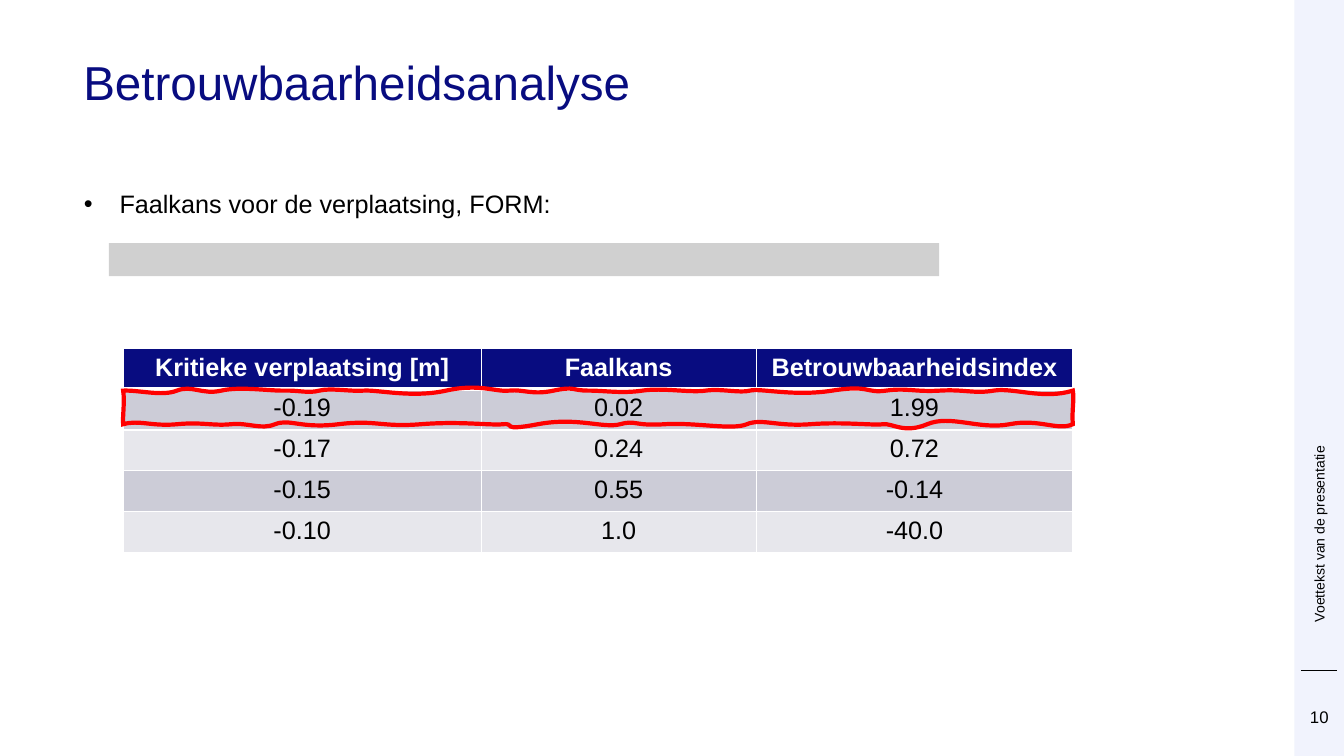
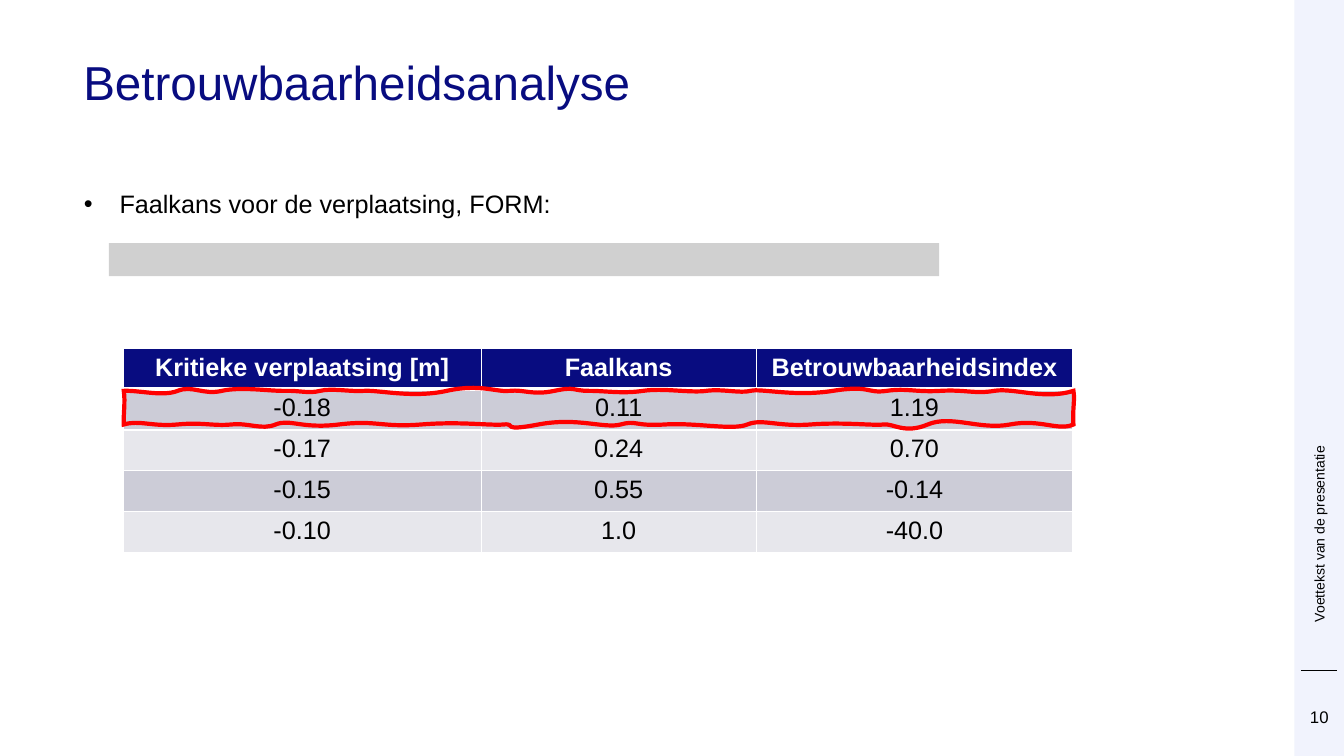
Before and after one commit to Deltares/ProbabilisticLibrary, a slide deck: slide 10 of sources/Deltares.Probabilistic.PWrapper.Examples/kratos/Prob Kratos DSD.pptx. Drawn at 1344x756 pixels with LibreOffice and Linux fonts; fonts in the diff are those of the drawing; grey boxes stand for pictures; background and template pictures are left out. Boxes give left, top, right and bottom in pixels: in the first picture for what was removed or moved away, otherwise in the second. Text is boxed around its words. In the diff, an @@ line names an element or a change of style, - is before the commit and + after.

```diff
--- a/sources/Deltares.Probabilistic.PWrapper.Examples/kratos/Prob Kratos DSD.pptx
+++ b/sources/Deltares.Probabilistic.PWrapper.Examples/kratos/Prob Kratos DSD.pptx
@@ table at [123, 348, 1073, 553] @@
-row 2: -0.19 | 0.02 | 1.99
+row 2: -0.18 | 0.11 | 1.19
-row 3, column 3: 0.72
+row 3, column 3: 0.70
@@ freeform shape at [124, 391, 1074, 424]: outline redrawn @@
```
Also in this commit, not shown: 15 other slides changed, 3 slides added.
